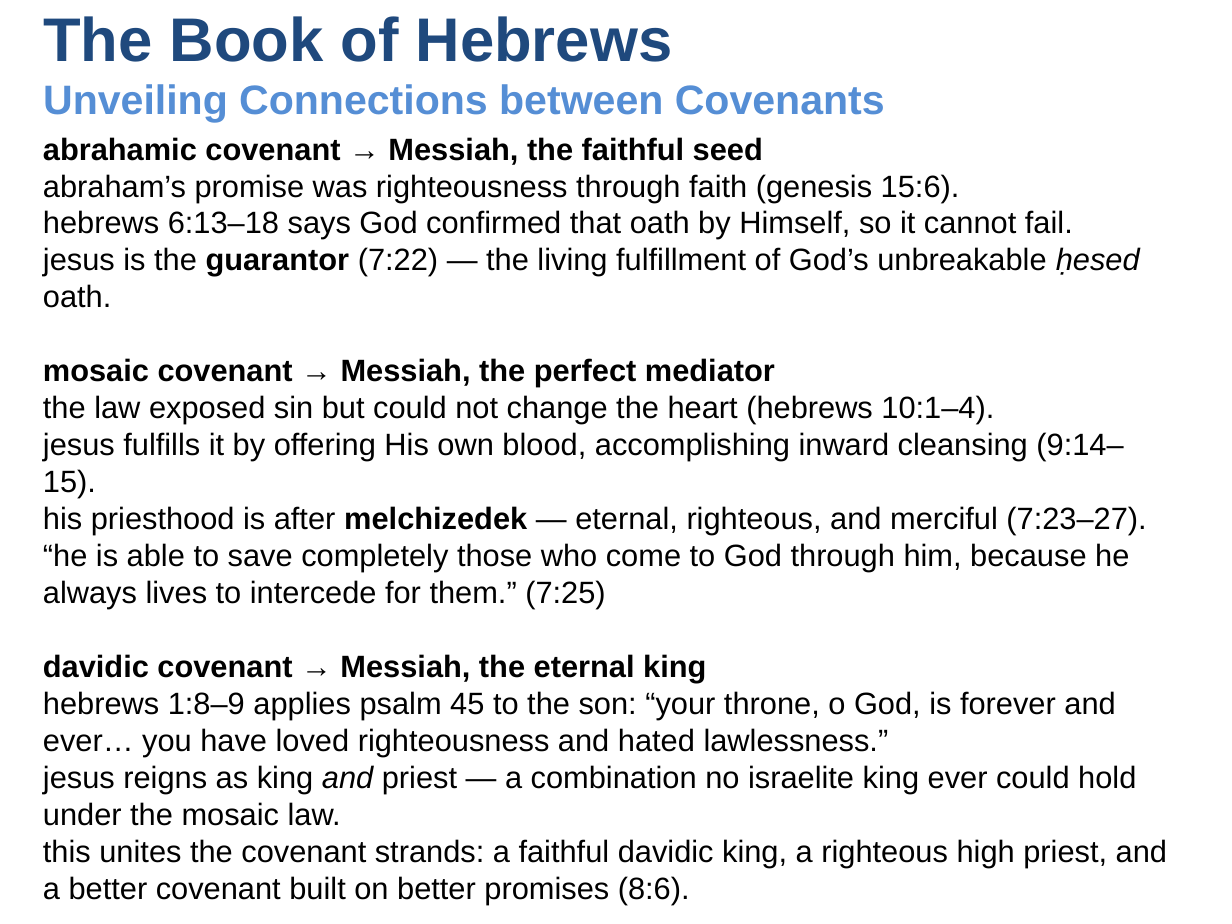
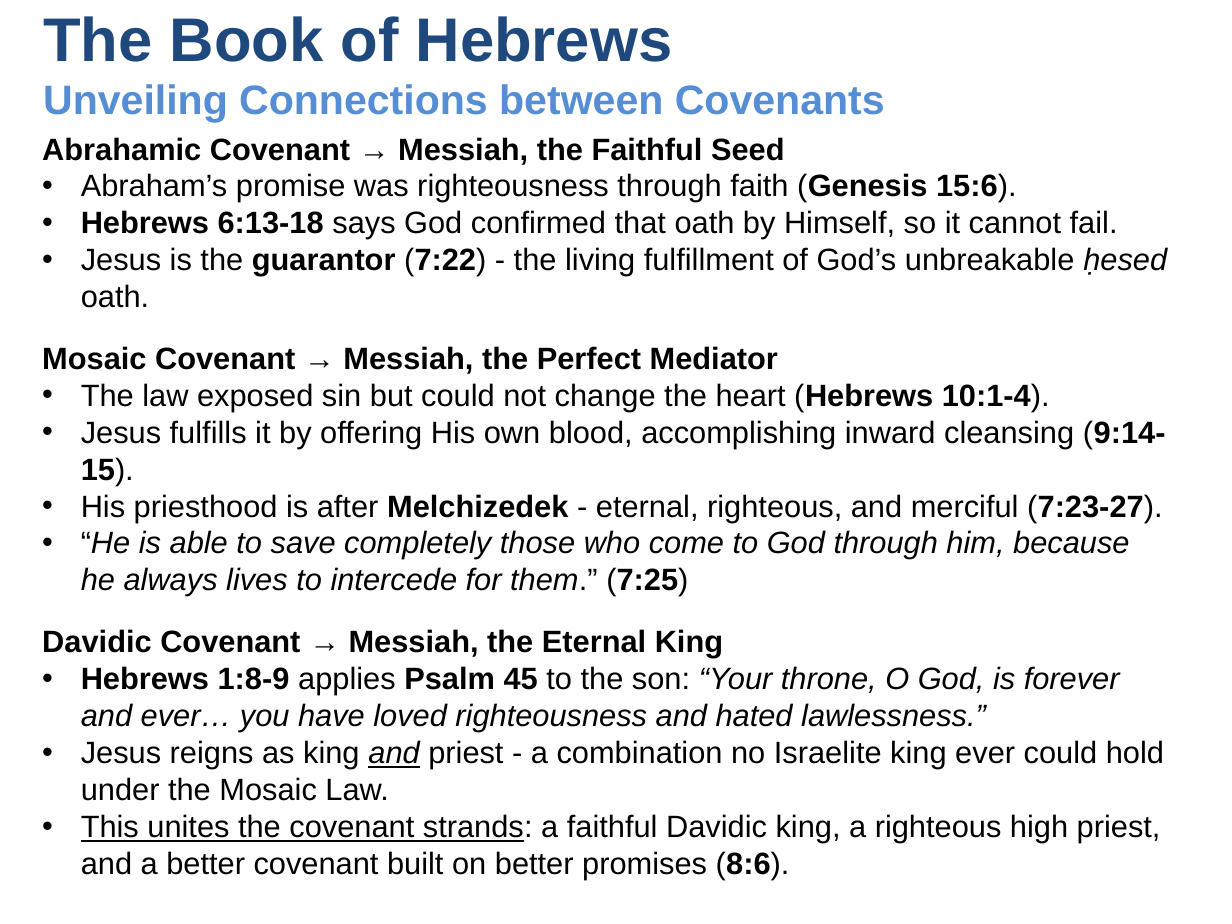
Before and after one commit to UsefulEngines/EvangelismPublic, a slide deck: slide 4 of 2025-Q4/Promises6/2025-11-09-Promises6.pptx. Drawn at 1232x924 pixels with LibreOffice and Linux fonts; fonts in the diff are those of the drawing. Boxes give left, top, right and bottom in pixels: in the first picture for what was removed or moved away, otherwise in the second. Text is boxed around its words. In the diff, an @@ line names an element or a change of style, - is before the commit and + after.

```diff
--- a/2025-Q4/Promises6/2025-11-09-Promises6.pptx
+++ b/2025-Q4/Promises6/2025-11-09-Promises6.pptx
@@ text at (42, 137, 1167, 308): text changed @@
-abrahamic covenant → Messiah, the faithful seed
-abraham’s promise was righteousness through faith (genesis 15:6).
-hebrews 6:13–18 says God confirmed that oath by Himself, so it cannot fail.
-jesus is the guarantor (7:22) — the living fulfillment of God’s unbreakable ḥesed oath.
-mosaic covenant → Messiah, the perfect mediator
-the law exposed sin but could not change the heart (hebrews 10:1–4).
-jesus fulfills it by offering His own blood, accomplishing inward cleansing (9:14–15).
-his priesthood is after melchizedek — eternal, righteous, and merciful (7:23–27).
-“he is able to save completely those who come to God through him, because he always lives to intercede for them.” (7:25)
-davidic covenant → Messiah, the eternal king
-hebrews 1:8–9 applies psalm 45 to the son: “your throne, o God, is forever and ever… you have loved righteousness and hated lawlessness.”
-jesus reigns as king and priest — a combination no israelite king ever could hold under the mosaic law.
-this unites the covenant strands: a faithful davidic king, a righteous high priest, and a better covenant built on better promises (8:6).
+Abrahamic Covenant → Messiah, the Faithful Seed
+• Abraham’s promise was righteousness through faith (Genesis 15:6).
+• Hebrews 6:13-18 says God confirmed that oath by Himself, so it cannot fail.
+• Jesus is the guarantor (7:22) - the living fulfillment of God’s unbreakable ḥesed oath.
@@ text added at (42, 346, 1166, 596), 18 pt, text #000000 @@
+Mosaic Covenant → Messiah, the Perfect Mediator
+• The law exposed sin but could not change the heart (Hebrews 10:1-4).
+• Jesus fulfills it by offering His own blood, accomplishing inward cleansing (9:14-15).
+• His priesthood is after Melchizedek - eternal, righteous, and merciful (7:23-27).
+• “He is able to save completely those who come to God through him, because he always lives to intercede for them.” (7:25)
@@ text added at (42, 629, 1164, 880), 18 pt, text #000000 @@
+Davidic Covenant → Messiah, the Eternal King
+• Hebrews 1:8-9 applies Psalm 45 to the son: “Your throne, O God, is forever and ever… you have loved righteousness and hated lawlessness.”
+• Jesus reigns as king and priest - a combination no Israelite king ever could hold under the Mosaic Law.
+• This unites the covenant strands: a faithful Davidic king, a righteous high priest, and a better covenant built on better promises (8:6).
```
Also in this commit, not shown: 5 other slides changed, 1 other file.
